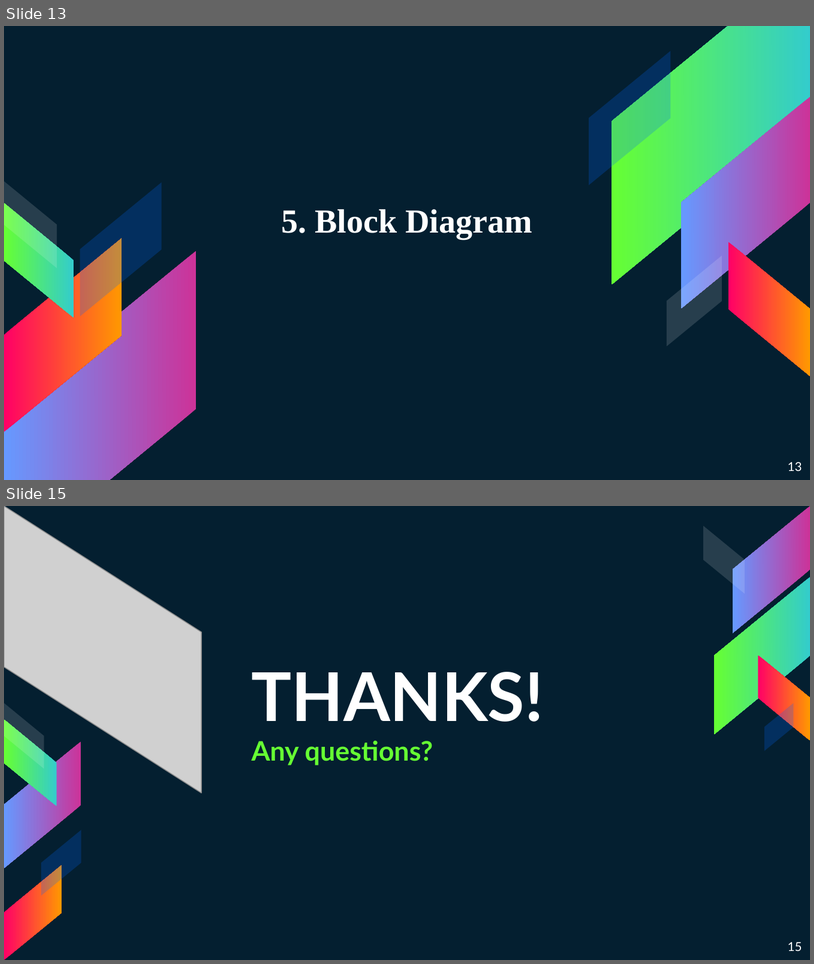
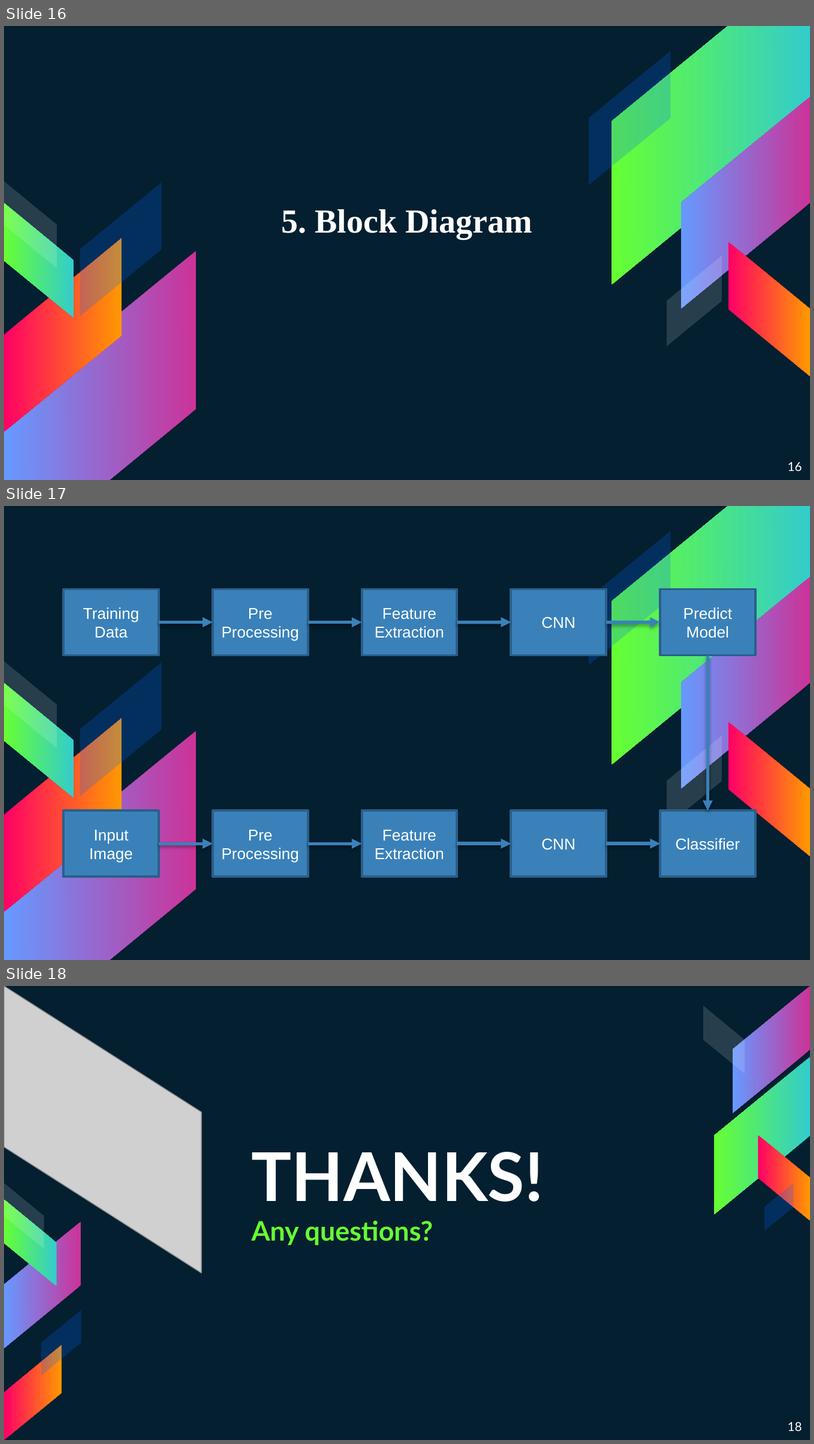
Before and after one commit to 15110383/MachineLearning, a slide deck: MALE.pptx. Shown one above the other, each under a label of ours: slides 13 and 15 before the commit, slides 16, 17 and 18 after it; the slides between them are not shown. The pictures are 814x964 and 814x1444 pixels, drawn with LibreOffice and Linux fonts; fonts in the diff are those of the drawing; grey boxes stand for pictures. Boxes give left, top, right and bottom in pixels: in the first picture for what was removed or moved away, otherwise in the second. Text is boxed around its words. In the diff, an @@ line names an element or a change of style, - is before the commit and + after.

```diff
--- a/MALE.pptx
+++ b/MALE.pptx
@@ slide 17 added at (x1=4, y1=506, x2=810, y2=960), background #041F30; not listed: 10 template elements that a slide beside it also shows @@
@@ rectangle added at (x1=63, y1=589, x2=159, y2=655), fill #3A81BA, outline #2B5F8A 2 pt, 14 pt, text #FFFFFF @@
+Training Data
@@ rectangle added at (x1=213, y1=589, x2=308, y2=655), fill #3A81BA, outline #2B5F8A 2 pt, 14 pt, text #FFFFFF @@
+Pre Processing
@@ rectangle added at (x1=362, y1=589, x2=457, y2=655), fill #3A81BA, outline #2B5F8A 2 pt, 14 pt, text #FFFFFF @@
+Feature Extraction
@@ rectangle added at (x1=511, y1=589, x2=606, y2=655), fill #3A81BA, outline #2B5F8A 2 pt, 14 pt, text #FFFFFF @@
+CNN
@@ rectangle added at (x1=660, y1=589, x2=756, y2=655), fill #3A81BA, outline #2B5F8A 2 pt, 14 pt, text #FFFFFF @@
+Predict Model
@@ arrow added from (159, 622) to (213, 622), #3A81BA 3 pt @@
@@ arrow added from (308, 622) to (362, 622), #3A81BA 3 pt @@
@@ arrow added from (457, 622) to (511, 622), #3A81BA 3 pt @@
@@ arrow added from (606, 622) to (660, 622), #3A81BA 3 pt @@
@@ arrow added from (708, 655) to (708, 810), #3A81BA 3 pt @@
@@ rectangle added at (x1=63, y1=810, x2=159, y2=876), fill #3A81BA, outline #2B5F8A 2 pt, 14 pt, text #FFFFFF @@
+Input Image
@@ rectangle added at (x1=213, y1=810, x2=308, y2=876), fill #3A81BA, outline #2B5F8A 2 pt, 14 pt, text #FFFFFF @@
+Pre Processing
@@ rectangle added at (x1=362, y1=810, x2=457, y2=876), fill #3A81BA, outline #2B5F8A 2 pt, 14 pt, text #FFFFFF @@
+Feature Extraction
@@ rectangle added at (x1=511, y1=810, x2=606, y2=876), fill #3A81BA, outline #2B5F8A 2 pt, 14 pt, text #FFFFFF @@
+CNN
@@ rectangle added at (x1=660, y1=810, x2=756, y2=876), fill #3A81BA, outline #2B5F8A 2 pt, 14 pt, text #FFFFFF @@
+Classifier
@@ arrow added from (159, 843) to (213, 843), #3A81BA 3 pt @@
@@ arrow added from (308, 843) to (362, 843), #3A81BA 3 pt @@
@@ arrow added from (457, 843) to (511, 843), #3A81BA 3 pt @@
@@ arrow added from (606, 843) to (660, 843), #3A81BA 3 pt @@
@@ what was slide 13 is now slide 16 @@
@@ page number at (x1=788, y1=462, x2=803, y2=471): text changed @@
-13
+16
@@ what was slide 15 is now slide 18 @@
@@ page number at (x1=788, y1=1422, x2=803, y2=1431): text changed @@
-15
+18
```
Also in this commit, not shown: 2 slides changed, 6 other slides added, 4 slides removed, 1 other file.
